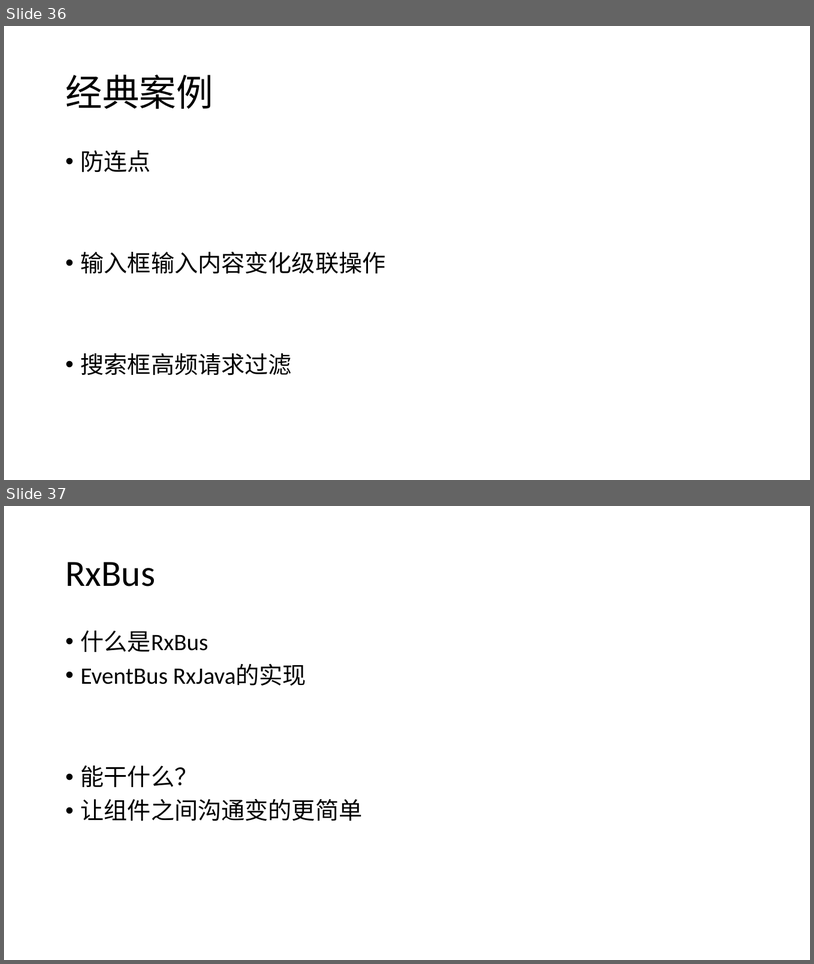
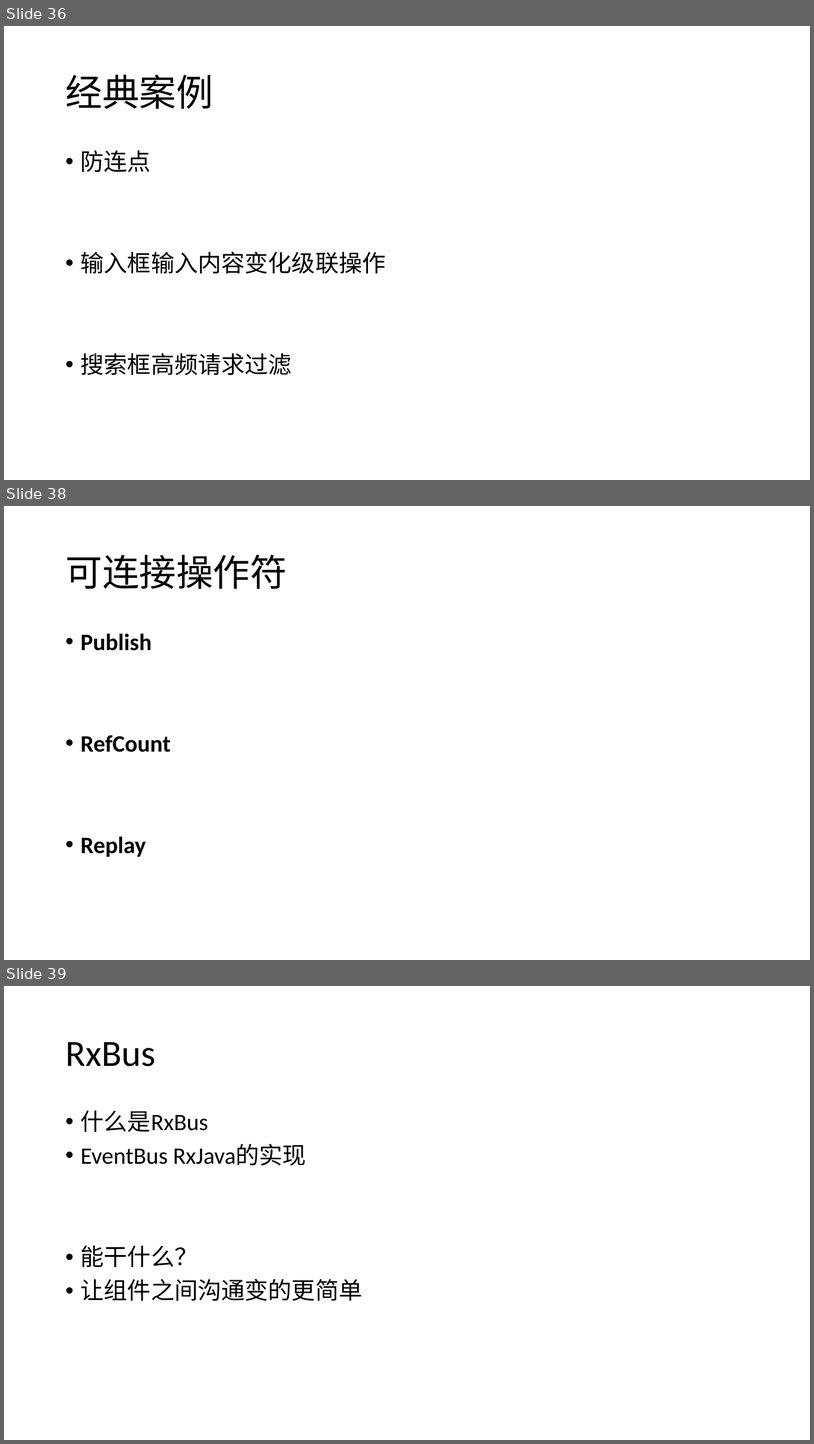
Before and after one commit to CyrusCeasar/rxjava_demo, a slide deck: res/rxJava.pptx. Shown one above the other, each under a label of ours: slides 36 and 37 before the commit, slides 36, 38 and 39 after it; the slides between them are not shown. The pictures are 814x964 and 814x1444 pixels, drawn with LibreOffice and Linux fonts; fonts in the diff are those of the drawing. Boxes give left, top, right and bottom in pixels: in the first picture for what was removed or moved away, otherwise in the second. Text is boxed around its words. In the diff, an @@ line names an element or a change of style, - is before the commit and + after.

```diff
--- a/res/rxJava.pptx
+++ b/res/rxJava.pptx
@@ slide 38 added at [4, 506, 810, 960], background #FFFFFF @@
@@ title added at [65, 555, 287, 589], 44 pt, text #000000 @@
+可连接操作符
@@ text added at [81, 633, 171, 856], 28 pt, text #000000, bold @@
+• Publish
+• RefCount
+• Replay
@@ what was slide 37 is now slide 39 @@
```
Also in this commit, not shown: 1 other slide added, 2 other files.
